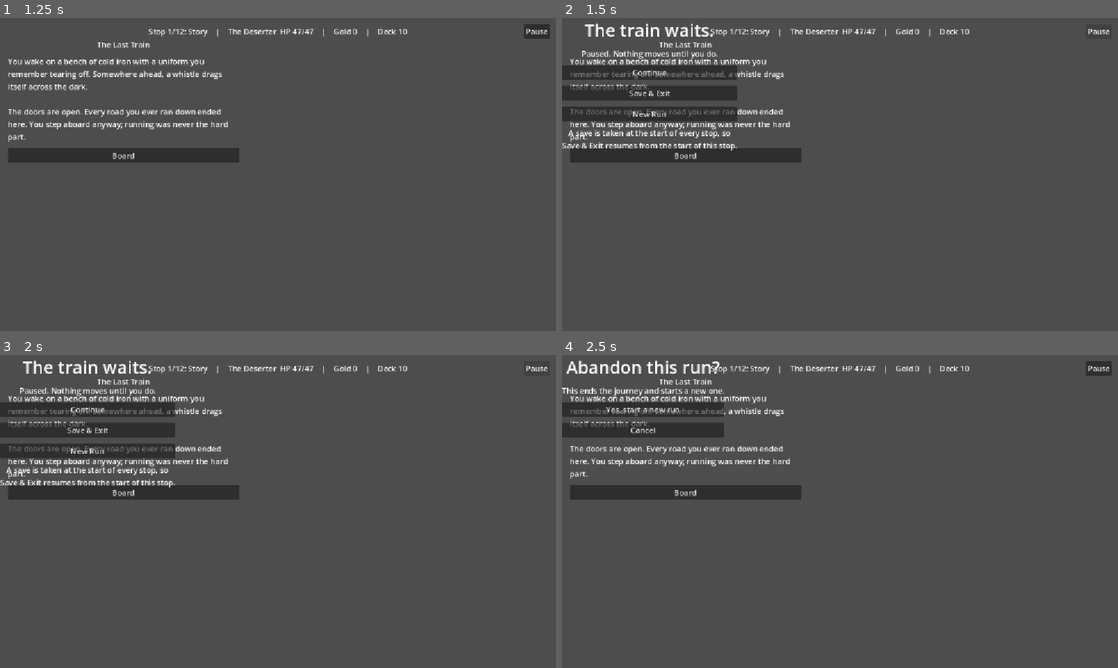
Above: before the commit, frames 1-4 (two rows, left to right).
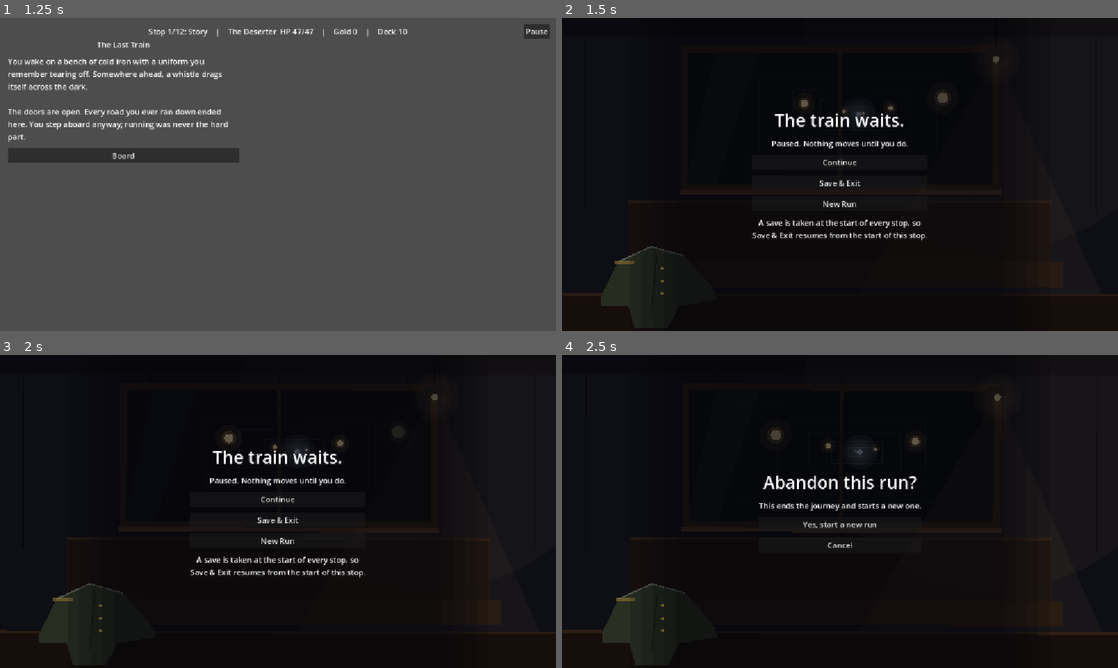
Above: after the commit, the same moments.

Repository: grump606/card-battle-prototype
Game: Godot game, scene res://run.tscn
The game is run twice, just before and just after one commit, with the same random seed, the same clock (stepped at 60 frames per second) and the same inputs.
Inputs:
- Up to frame 1 (1.25 s): click "Play as The Deserter" at 0.5 s
- Up to frame 2 (1.5 s): click "Pause" at 1.25 s
- Up to frame 3 (2 s): no input
- Up to frame 4 (2.5 s): click "New Run" at 2 s

Frame 1 is identical in both runs. In frame 2, 99% of the frame differs, in the area x 0-100%, y 0-100%; in frame 3, 100%; in frame 4, 100%.

Commit message:
Add an animated, code-drawn carriage backdrop to the pause menu
One detail per character; it only animates while the pause overlay is visible.

Co-Authored-By: Claude Sonnet 5.5 <noreply@anthropic.com>

Diff:
--- a/run.gd
+++ b/run.gd
@@ -24,6 +24,7 @@
 var _pause_button: Button
 var _pause_overlay: Control
 var _pause_box: VBoxContainer
+var _pause_scene: PauseScene
 ## What "Save & Exit" calls once the save is safe; tests replace it so they do not quit.
 var exit_callable: Callable = func() -> void: get_tree().quit()
 
@@ -414,16 +415,19 @@
 	_pause_overlay = Control.new()
 	_pause_overlay.visible = false
 	add_child(_pause_overlay)
-	_pause_overlay.set_anchors_preset(Control.PRESET_FULL_RECT)
+	_pause_overlay.set_anchors_and_offsets_preset(Control.PRESET_FULL_RECT)
 	var dim := ColorRect.new()
 	# Opaque, so the pause is a full screen of its own rather than a veil over the fight.
 	dim.color = Color(0.04, 0.04, 0.07)
 	dim.mouse_filter = Control.MOUSE_FILTER_STOP # nothing underneath can be clicked
 	_pause_overlay.add_child(dim)
-	dim.set_anchors_preset(Control.PRESET_FULL_RECT)
+	dim.set_anchors_and_offsets_preset(Control.PRESET_FULL_RECT)
+	_pause_scene = PauseScene.new() # animated backdrop; only runs while the overlay is visible
+	_pause_overlay.add_child(_pause_scene)
+	_pause_scene.set_anchors_and_offsets_preset(Control.PRESET_FULL_RECT)
 	var center := CenterContainer.new()
 	_pause_overlay.add_child(center)
-	center.set_anchors_preset(Control.PRESET_FULL_RECT)
+	center.set_anchors_and_offsets_preset(Control.PRESET_FULL_RECT)
 	_pause_box = VBoxContainer.new()
 	_pause_box.add_theme_constant_override("separation", 12)
 	center.add_child(_pause_box)
@@ -441,6 +445,7 @@
 	get_tree().paused = on
 	_pause_overlay.visible = on
 	if on:
+		_pause_scene.set_character(_run.character.id if _run != null and _run.character != null else &"")
 		_show_pause_options("")
 
 
--- /dev/null
+++ b/run/pause_scene.gd
@@ -0,0 +1,226 @@
+class_name PauseScene
+extends Control
+## Animated backdrop for the pause menu, drawn entirely in code: a dark carriage seen from a
+## bench, a tunnel sliding past the window, a flickering lamp and a slow sway, plus one small
+## per-character detail (see docs/PAUSE_SCREEN_DESIGN.md). It only animates while visible in
+## the tree and is driven by advance(delta), so tests can step it deterministically.
+
+const WALL := Color(0.06, 0.06, 0.09)
+const WOOD := Color(0.17, 0.11, 0.08)
+const WOOD_LIGHT := Color(0.30, 0.20, 0.13)
+const LAMP := Color(1.0, 0.78, 0.42)
+const PALE := Color(0.72, 0.84, 0.95)
+const TUNNEL := Color(0.02, 0.03, 0.05)
+const NOISE_SIZE := 64
+const LAMP_COUNT := 6
+const RING_COUNT := 7
+
+## Seconds of animation so far; only advance() moves it.
+var time := 0.0
+## One of &"deserter", &"pickpocket", &"medium"; anything else draws the neutral scene.
+var variant: StringName = &""
+
+var _noise: Array[float] = []
+
+
+func _init() -> void:
+	mouse_filter = Control.MOUSE_FILTER_IGNORE
+	process_mode = Node.PROCESS_MODE_ALWAYS # the tree is paused while this is on screen
+	# A local generator with a fixed seed: the look is repeatable and the run's RNG is untouched.
+	var rng := RandomNumberGenerator.new()
+	rng.seed = 606
+	for i in NOISE_SIZE:
+		_noise.append(rng.randf())
+
+
+func _ready() -> void:
+	visibility_changed.connect(_on_visibility_changed)
+	_on_visibility_changed()
+
+
+func _on_visibility_changed() -> void:
+	set_process(is_visible_in_tree()) # no cost while the menu is closed
+
+
+func _process(delta: float) -> void:
+	advance(delta)
+
+
+func set_character(id: StringName) -> void:
+	variant = id
+	queue_redraw()
+
+
+## Steps the animation. Does nothing unless the scene is on screen.
+func advance(delta: float) -> void:
+	if not is_visible_in_tree():
+		return
+	time += delta
+	queue_redraw()
+
+
+## Smooth pseudo-random value in 0..1, changing `speed` times a second; `offset` decorrelates users.
+func _wobble(speed: float, offset: int) -> float:
+	var x := time * speed
+	var i := floori(x)
+	var a: float = _noise[(i + offset) % NOISE_SIZE]
+	var b: float = _noise[(i + 1 + offset) % NOISE_SIZE]
+	return lerpf(a, b, smoothstep(0.0, 1.0, x - i))
+
+
+## Lamp brightness in 0.5..1.
+func lamp_level() -> float:
+	return lerpf(0.5, 1.0, _wobble(14.0, 0))
+
+
+func _draw() -> void:
+	var w := size.x
+	var h := size.y
+	if w < 8.0 or h < 8.0:
+		return
+	var c := size * 0.5
+	var lamp := lamp_level()
+	# Everything sways about the centre; the overscan keeps the corners covered.
+	var sway := sin(time * 0.55)
+	draw_set_transform(c + Vector2(sway * 4.0, sin(time * 1.1) * 2.0), sway * 0.006, Vector2.ONE)
+	draw_rect(Rect2(-c - Vector2(60, 60), size + Vector2(120, 120)), WALL)
+	_draw_wall(w, h, c, lamp)
+	_draw_window(Rect2(Vector2(w * 0.22, h * 0.10) - c, Vector2(w * 0.56, h * 0.44)))
+	_draw_opposite_bench(w, h, c, lamp)
+	_draw_lamp(w, h, c, lamp)
+	_draw_foreground(w, h, c, lamp)
+	match variant:
+		&"deserter":
+			_draw_coat(w, h, c, lamp)
+		&"pickpocket":
+			_draw_watch(w, h, c, lamp)
+		&"medium":
+			_draw_figures(w, h, c)
+	draw_set_transform(Vector2.ZERO, 0.0, Vector2.ONE)
+	# Scrim: a light dim everywhere and a darker soft band behind the menu so the buttons read.
+	draw_rect(Rect2(Vector2.ZERO, size), Color(0.02, 0.02, 0.04, 0.1))
+	var band := minf(w * 0.9, 680.0)
+	for i in 5:
+		var half := band * 0.5 + (4 - i) * 24.0
+		draw_rect(Rect2(c.x - half, 0, half * 2.0, h), Color(0.02, 0.02, 0.04, 0.17))
+
+
+func _draw_wall(w: float, h: float, c: Vector2, lamp: float) -> void:
+	# Panel seams and a ceiling band; lit faintly from the lamp side.
+	for i in 5:
+		var x := w * (0.04 + 0.23 * i) - c.x
+		draw_line(Vector2(x, -c.y), Vector2(x, h * 0.62 - c.y), Color(0.03, 0.03, 0.05, 0.8), 3.0)
+	draw_rect(Rect2(-c.x - 60, -c.y - 60, w + 120, h * 0.06 + 60), Color(0.04, 0.04, 0.06))
+	draw_circle(Vector2(w * 0.78, h * 0.12) - c, w * 0.35, Color(LAMP, 0.05 * lamp))
+
+
+func _draw_window(r: Rect2) -> void:
+	draw_rect(r, TUNNEL)
+	var vp := r.position + r.size * Vector2(0.56, 0.47) # far end of the tunnel
+	var flash := 0.0
+	# Tunnel ribs rushing outward, quickening as they near the glass.
+	for k in RING_COUNT:
+		var p := fposmod(float(k) / RING_COUNT + time * 0.22, 1.0)
+		var s := p * p
+		var a := vp + (r.position - vp) * s
+		var b := vp + (r.end - vp) * s
+		draw_rect(Rect2(a, b - a), Color(0.16, 0.20, 0.27, 0.9 * (1.0 - p)), false, 2.0)
+	# Wall lamps, alternating sides, drifting out from the vanishing point.
+	for k in LAMP_COUNT:
+		var p := fposmod(float(k) / LAMP_COUNT + time * 0.17, 1.0)
+		var s := p * p
+		var side := -1.0 if k % 2 == 0 else 1.0
+		var pos := vp + Vector2(side * r.size.x * 0.36, -r.size.y * 0.16) * s
+		var fade := clampf((1.0 - p) * 5.0, 0.0, 1.0)
+		var rad := lerpf(1.5, r.size.y * 0.05, s)
+		draw_circle(pos, rad * 3.0, Color(LAMP, 0.10 * fade))
+		draw_circle(pos, rad * 1.6, Color(LAMP, 0.25 * fade))
+		draw_circle(pos, rad, Color(1.0, 0.92, 0.7, fade))
+		if p > 0.75:
+			flash = maxf(flash, (p - 0.75) * 4.0 * fade)
+	# The faint pale glow far ahead, breathing slowly.
+	var breathe := 0.8 + 0.2 * sin(time * 0.9)
+	for i in 4:
+		draw_circle(vp, r.size.y * (0.035 + 0.03 * i), Color(PALE, 0.10 * breathe))
+	draw_circle(vp, r.size.y * 0.02, Color(PALE, 0.7 * breathe))
+	draw_rect(r, Color(LAMP, 0.07 * flash)) # a passing lamp washes the glass
+	# Glass reflection, then frame and mullion.
+	draw_colored_polygon(PackedVector2Array([
+		r.position + Vector2(r.size.x * 0.10, 0), r.position + Vector2(r.size.x * 0.24, 0),
+		r.position + Vector2(r.size.x * 0.10, r.size.y), r.position + Vector2(0, r.size.y)]), Color(PALE, 0.04))
+	draw_rect(r, WOOD, false, 14.0)
+	draw_line(r.position + Vector2(r.size.x * 0.5, 0), r.position + Vector2(r.size.x * 0.5, r.size.y), WOOD, 8.0)
+	draw_rect(Rect2(r.position + Vector2(-10, r.size.y + 6), Vector2(r.size.x + 20, 10)), WOOD_LIGHT)
+
+
+func _draw_opposite_bench(w: float, h: float, c: Vector2, lamp: float) -> void:
+	# The seat across the aisle: a back rest and a seat, both in near darkness.
+	draw_rect(Rect2(Vector2(w * 0.12, h * 0.58) - c, Vector2(w * 0.76, h * 0.20)), Color(WOOD, 0.9).darkened(0.35))
+	draw_rect(Rect2(Vector2(w * 0.12, h * 0.58) - c, Vector2(w * 0.76, 6.0)), Color(WOOD_LIGHT, 0.5 * lamp))
+	draw_rect(Rect2(Vector2(w * 0.10, h * 0.78) - c, Vector2(w * 0.80, h * 0.08)), WOOD.darkened(0.2))
+
+
+func _draw_lamp(w: float, h: float, c: Vector2, lamp: float) -> void:
+	var top := Vector2(w * 0.78, 0) - c
+	var bulb := Vector2(w * 0.78, h * 0.12) - c
+	draw_line(top, bulb + Vector2(0, -16), Color(0.02, 0.02, 0.03), 3.0)
+	# Cone of light spreading over the seats.
+	draw_colored_polygon(PackedVector2Array([bulb, bulb + Vector2(-w * 0.26, h * 0.8), bulb + Vector2(w * 0.20, h * 0.8)]), Color(LAMP, 0.06 * lamp))
+	draw_colored_polygon(PackedVector2Array([bulb + Vector2(-16, -16), bulb + Vector2(16, -16), bulb + Vector2(26, 2), bulb + Vector2(-26, 2)]), Color(0.05, 0.05, 0.06))
+	for i in 4:
+		draw_circle(bulb + Vector2(0, 8), 14.0 + i * 12.0, Color(LAMP, 0.06 * lamp))
+	draw_circle(bulb + Vector2(0, 7), 7.0, Color(1.0, 0.92, 0.7, lamp))
+
+
+func _draw_foreground(w: float, h: float, c: Vector2, lamp: float) -> void:
+	# The bench you sit on: its front edge fills the bottom of the picture.
+	draw_rect(Rect2(Vector2(-60, h * 0.88) - c, Vector2(w + 120, h * 0.12 + 60)), WOOD.darkened(0.45))
+	draw_rect(Rect2(Vector2(-60, h * 0.88) - c, Vector2(w + 120, 5.0)), Color(WOOD_LIGHT, 0.6 * lamp))
+
+
+func _draw_coat(w: float, h: float, c: Vector2, lamp: float) -> void:
+	# A discarded uniform coat slumped over the seat edge.
+	var lit := lerpf(0.6, 1.0, lamp)
+	var body := Color(0.19, 0.22, 0.16) * Color(lit, lit, lit)
+	var pts := PackedVector2Array([
+		Vector2(0.07, 0.89), Vector2(0.10, 0.78), Vector2(0.16, 0.73), Vector2(0.22, 0.76),
+		Vector2(0.27, 0.86), Vector2(0.28, 0.90), Vector2(0.21, 0.92), Vector2(0.19, 0.99),
+		Vector2(0.13, 0.99), Vector2(0.12, 0.92), Vector2(0.07, 0.92)])
+	for i in pts.size():
+		pts[i] = Vector2(pts[i].x * w, pts[i].y * h) - c
+	draw_colored_polygon(pts, body)
+	draw_polyline(PackedVector2Array([pts[1], pts[2], pts[3]]), body.lightened(0.25), 3.0) # collar
+	draw_line(Vector2(0.17 * w, 0.76 * h) - c, Vector2(0.16 * w, 0.95 * h) - c, body.darkened(0.4), 2.0) # front seam
+	for i in 3:
+		draw_circle(Vector2(0.18 * w, (0.80 + 0.04 * i) * h) - c, 3.0, Color(0.85, 0.7, 0.3, lit)) # brass buttons
+	draw_rect(Rect2(Vector2(0.095 * w, 0.775 * h) - c, Vector2(0.035 * w, 7.0)), Color(0.55, 0.45, 0.2, 0.8 * lit)) # epaulette
+
+
+func _draw_watch(w: float, h: float, c: Vector2, lamp: float) -> void:
+	# A stray pocket watch on its chain from a ceiling hook, swinging like the carriage rocks it.
+	var hook := Vector2(w * 0.12, 0) - c
+	var chain := h * 0.26
+	var angle := 0.32 * sin(time * 2.0) + 0.05 * sin(time * 5.3)
+	var pos := hook + Vector2(sin(angle), cos(angle)) * chain
+	draw_line(hook, pos, Color(0.7, 0.6, 0.3, 0.8), 2.0)
+	draw_circle(pos, 19.0, Color(0.45, 0.36, 0.14))
+	draw_circle(pos, 16.0, Color(0.92, 0.88, 0.75, lerpf(0.55, 0.9, lamp)))
+	draw_line(pos, pos + Vector2(0, -10).rotated(time * 0.4), Color(0.1, 0.1, 0.1), 2.0)
+	draw_line(pos, pos + Vector2(7, 0).rotated(time * 0.05), Color(0.1, 0.1, 0.1), 2.0)
+	var glint := maxf(0.0, sin(time * 2.0 + 1.2)) # catches the light at the end of each swing
+	draw_circle(pos + Vector2(-9, -9), 4.0, Color(1, 1, 1, 0.7 * glint))
+	draw_circle(pos + Vector2(0, -24), 4.0, Color(0.45, 0.36, 0.14)) # crown
+
+
+func _draw_figures(w: float, h: float, c: Vector2) -> void:
+	# Faint translucent passengers who are not quite there, flickering in and out of the seats.
+	for i in 3:
+		var a := smoothstep(0.35, 0.75, _wobble(1.4 + i * 0.3, 17 * (i + 1))) * 0.30
+		if a < 0.01:
+			continue
+		var x := w * (0.26 + 0.24 * i)
+		var col := Color(PALE.r, PALE.g, PALE.b, a)
+		draw_circle(Vector2(x, h * 0.64) - c, w * 0.03, col)
+		draw_colored_polygon(PackedVector2Array([
+			Vector2(x - w * 0.055, h * 0.79) - c, Vector2(x - w * 0.04, h * 0.69) - c,
+			Vector2(x + w * 0.04, h * 0.69) - c, Vector2(x + w * 0.055, h * 0.79) - c]), col)
--- a/tests/ui_flow_test.gd
+++ b/tests/ui_flow_test.gd
@@ -378,6 +378,38 @@
 	pause_scene._show_stop()
 	await process_frame
 	_check(not pause_button.visible, "the Pause button is hidden on the end card")
+
+	# The pause backdrop: built for every character, animated only while shown, even with the tree paused.
+	var backdrop: PauseScene = pause_scene._pause_scene
+	_check(backdrop != null and not backdrop.is_processing() and not backdrop.is_visible_in_tree(), "the pause backdrop idles while the menu is closed")
+	var before := backdrop.time
+	backdrop.advance(1.0)
+	_check(backdrop.time == before, "advance does nothing while the backdrop is hidden")
+	for id in [&"deserter", &"pickpocket", &"medium"]:
+		pause_scene._run = RunState.new(5, id)
+		pause_scene._set_paused(true)
+		await process_frame
+		_check(backdrop.variant == id and backdrop.visible and backdrop.is_processing(), "pausing as %s shows the matching backdrop" % id)
+		_check(pause_scene.get_tree().paused, "the tree is paused while the backdrop shows")
+		var t := backdrop.time
+		await process_frame
+		_check(backdrop.time > t, "the backdrop keeps animating on its own while the tree is paused (%s)" % id)
+		var level := backdrop.lamp_level()
+		backdrop.advance(0.37)
+		_check(backdrop.time > t and backdrop.lamp_level() != level, "advance(delta) moves the animation state (%s)" % id)
+		pause_scene._set_paused(false)
+		await process_frame
+		_check(not backdrop.is_visible_in_tree() and not backdrop.is_processing(), "Continue hides the backdrop and stops its updates (%s)" % id)
+	var stopped := backdrop.time
+	await process_frame
+	_check(backdrop.time == stopped, "a hidden backdrop does not advance")
+	for odd_id in [&"", &"nobody"]:
+		pause_scene._set_paused(true)
+		backdrop.set_character(odd_id)
+		backdrop.advance(0.2)
+		await process_frame
+		_check(backdrop.variant == odd_id and backdrop.time > stopped, "an unknown character id draws the neutral scene (%s)" % odd_id)
+		pause_scene._set_paused(false)
 	pause_scene.queue_free()
 	await process_frame
 
Not shown, added: run/pause_scene.gd.uid
Not shown, changed: README.md
Not shown, changed: docs/NEXT_STEPS.md
Not shown, added: docs/PAUSE_SCREEN_DESIGN.md
